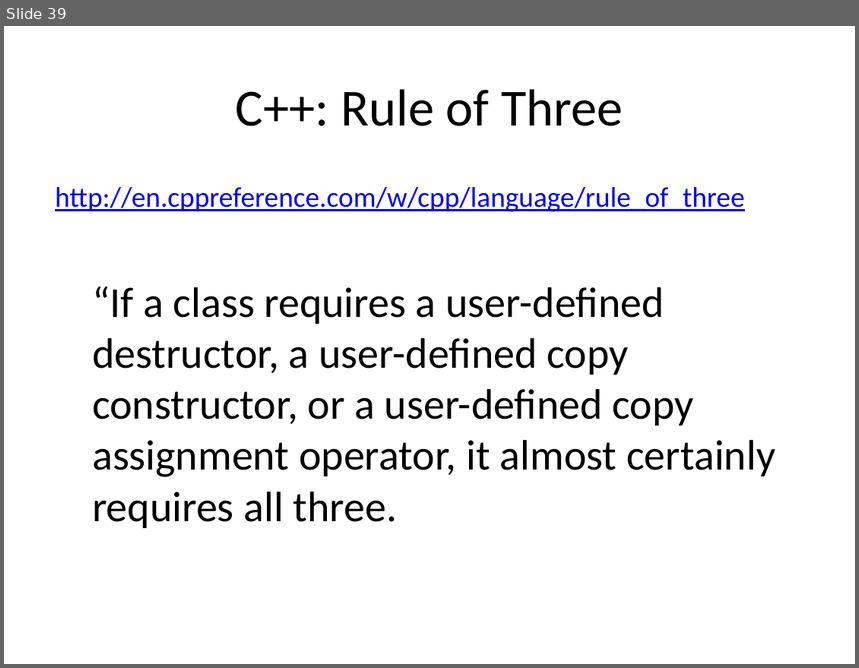
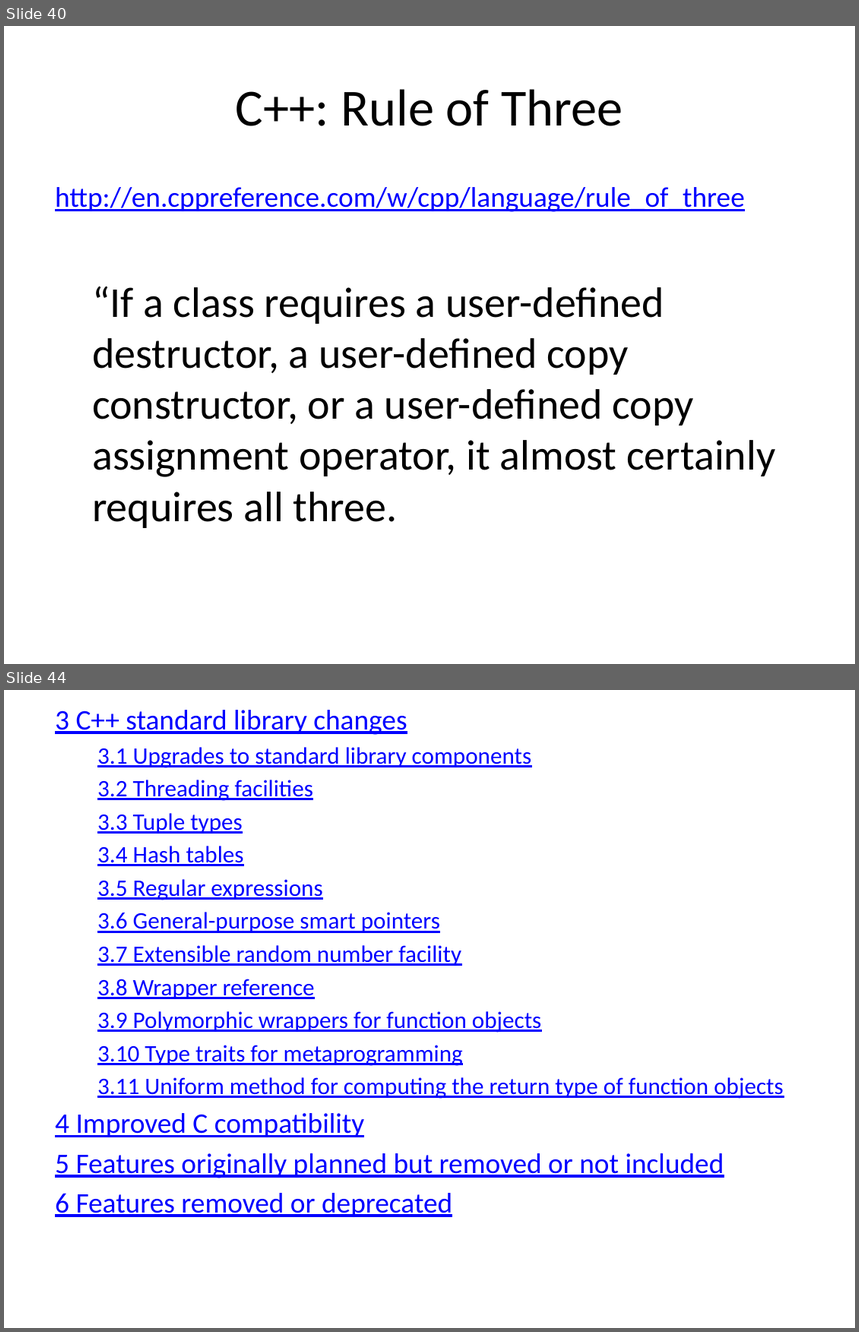
Before and after one commit to fellmad/FunWithCpp11, a slide deck: doc/Fun_with_C++11.pptx. Shown one above the other, each under a label of ours: slide 39 before the commit, slides 40 and 44 after it; the slides between them are not shown. The pictures are 859x668 and 859x1332 pixels, drawn with LibreOffice and Linux fonts; fonts in the diff are those of the drawing. Boxes give left, top, right and bottom in pixels: in the first picture for what was removed or moved away, otherwise in the second. Text is boxed around its words. In the diff, an @@ line names an element or a change of style, - is before the commit and + after.

```diff
--- a/doc/Fun_with_C++11.pptx
+++ b/doc/Fun_with_C++11.pptx
@@ slide 44 added at bbox=[4, 690, 855, 1328], background #FFFFFF @@
@@ text added at bbox=[55, 710, 783, 1217], 20 pt, text #0000FF, underline @@
+3 C++ standard library changes
+  3.1 Upgrades to standard library components
+  3.2 Threading facilities
+  3.3 Tuple types
+  3.4 Hash tables
+  3.5 Regular expressions
+  3.6 General-purpose smart pointers
+  3.7 Extensible random number facility
+  3.8 Wrapper reference
+  3.9 Polymorphic wrappers for function objects
+  3.10 Type traits for metaprogramming
+  3.11 Uniform method for computing the return type of function objects
+4 Improved C compatibility
+5 Features originally planned but removed or not included
+6 Features removed or deprecated
@@ what was slide 39 is now slide 40 @@
```
Also in this commit, not shown: 11 slides changed, 4 other slides added, 3 slides removed, 1 other file.
